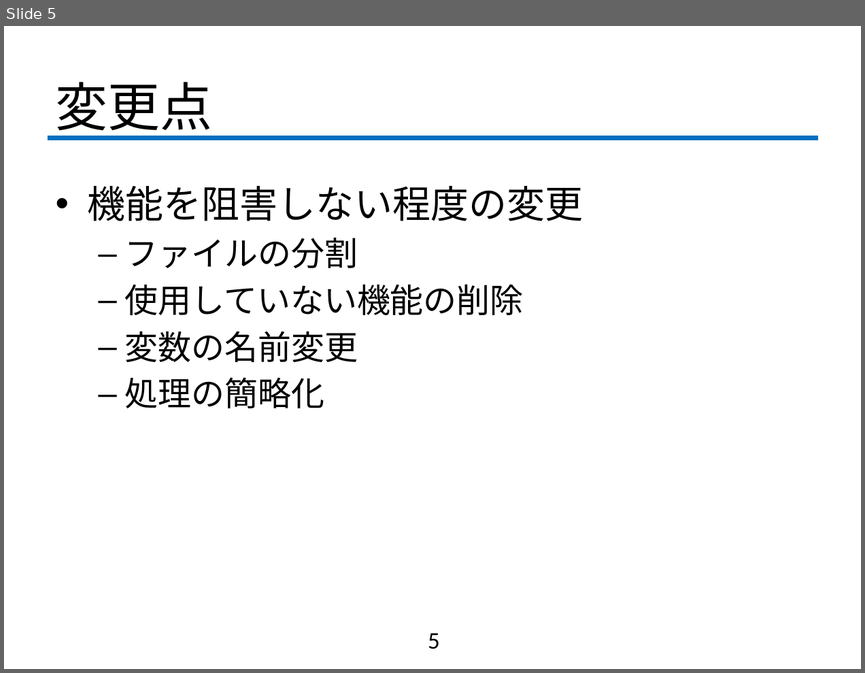
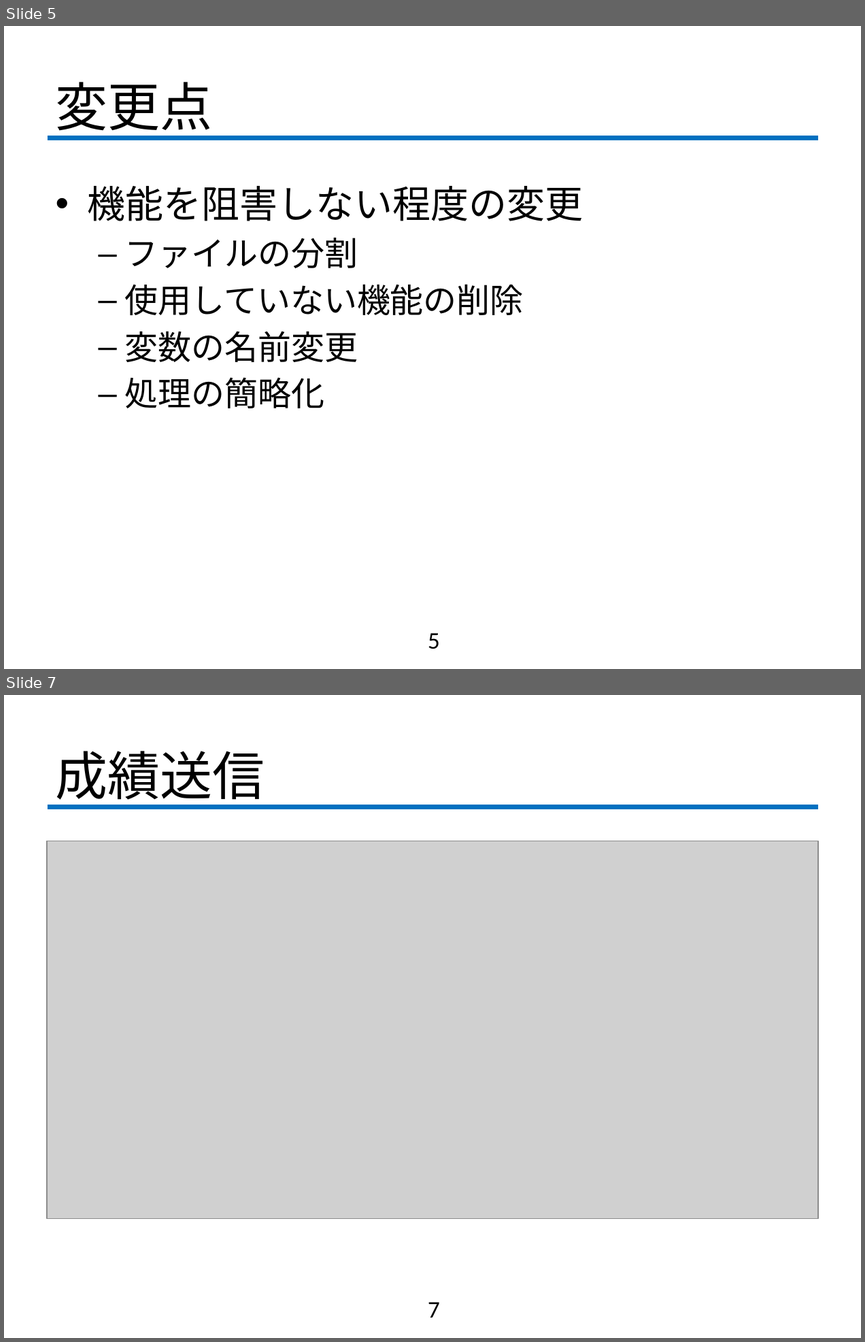
Before and after one commit to fujiLabo/fuji_simu, a slide deck: 1217進捗 (numa).pptx. Shown one above the other, each under a label of ours: slide 5 before the commit, slides 5 and 7 after it; the slides between them are not shown. The pictures are 865x673 and 865x1342 pixels, drawn with LibreOffice and Linux fonts; fonts in the diff are those of the drawing; grey boxes stand for pictures; background and template pictures are left out. Boxes give left, top, right and bottom in pixels: in the first picture for what was removed or moved away, otherwise in the second. Text is boxed around its words. In the diff, an @@ line names an element or a change of style, - is before the commit and + after.

```diff
--- a/1217進捗 (numa).pptx
+++ b/1217進捗 (numa).pptx
@@ slide 7 added at (4,695,861,1338), background #FFFFFF; not listed: 1 template element that a slide beside it also shows @@
@@ title added at (56,751,265,808), 44 pt, text #000000 @@
+成績送信
@@ picture added at (47,841,818,1218) @@
@@ page number added at (428,1302,440,1317), 20 pt, text #000000 @@
+7
```
Also in this commit, not shown: 1 slide changed, 2 other slides added, 4 other files.
